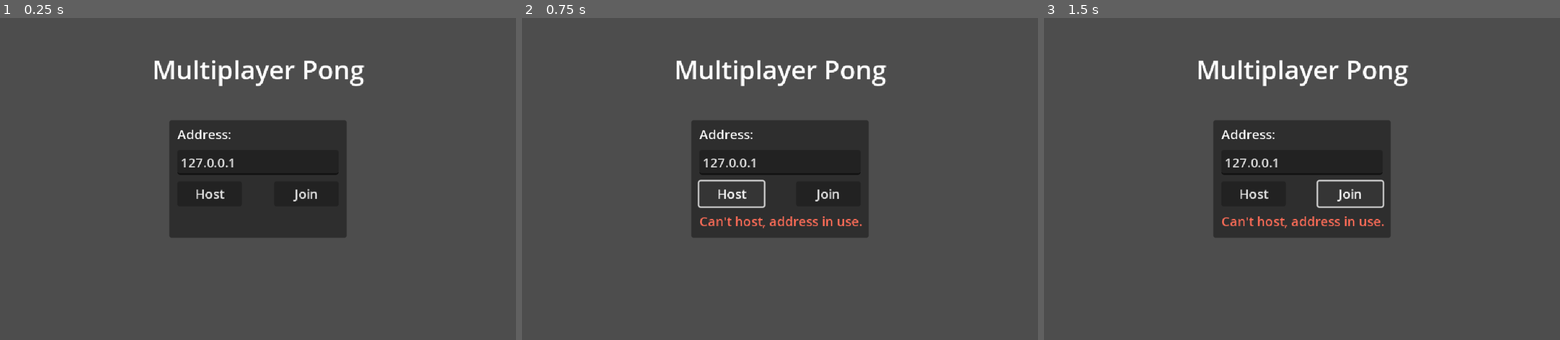
Above: before the commit, frames 1-3 (left to right).
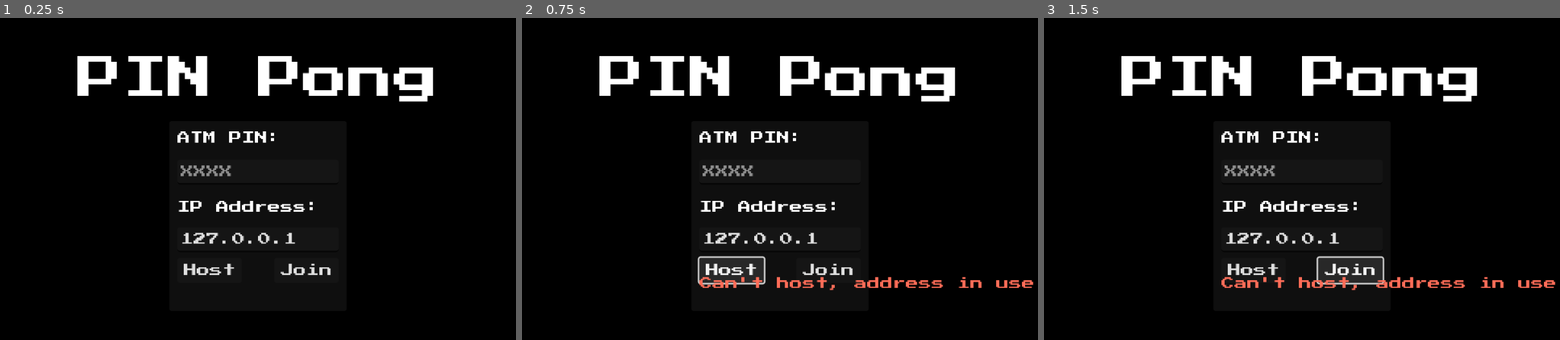
Above: after the commit, the same moments.

Repository: pbhenningsen/PinPong
Game: Godot game, scene res://lobby.tscn
Two runs of this game, one before a commit and one after it. Both use one fixed random seed, a clock stepped at 60 frames per second and the inputs below.
Inputs:
- Up to frame 1 (0.25 s): no input
- Up to frame 2 (0.75 s): click "Host" at 0.5 s
- Up to frame 3 (1.5 s): click "Join" at 1.25 s

The runs differ from the first frame. In frame 1, 96% of the frame differs, in the area x 0-100%, y 0-100%; in frame 2, 96%; in frame 3, 96%.
Error before the commit: Attempt to call function 'compress' in base 'null instance' on a null instance. (res://logic/lobby.gd:116)
Error after the commit: Attempt to call function 'compress' in base 'null instance' on a null instance. (res://logic/lobby.gd:120)

Commit message:
PROGRESS

Diff:
--- a/pong-multiplayer-demo/PINPongMainTheme.tres
+++ b/pong-multiplayer-demo/PINPongMainTheme.tres
@@ -3,8 +3,11 @@
 [ext_resource type="FontFile" uid="uid://c15khjpn243is" path="res://PressStart2P-Regular.ttf" id="1_8il67"]
 
 [resource]
+Button/fonts/font = ExtResource("1_8il67")
 Label/font_sizes/font_size = 16
 Label/fonts/font = ExtResource("1_8il67")
+LineEdit/font_sizes/font_size = 16
+LineEdit/fonts/font = ExtResource("1_8il67")
 TextEdit/colors/background_color = Color(0.226707, 0.226707, 0.226707, 0)
 TextEdit/colors/caret_color = Color(0.875, 0.875, 0.875, 1)
 TextEdit/constants/caret_width = 1
--- a/pong-multiplayer-demo/enter_pin.gd
+++ b/pong-multiplayer-demo/enter_pin.gd
@@ -1,3 +1,11 @@
 extends Control
 
+
 @onready var text_edit: TextEdit = $VBoxContainer/TextEdit
+@onready var start: Button = $Start
+
+
+
+
+func _on_start_pressed() -> void:
+	pass # Replace with function body.
--- a/pong-multiplayer-demo/enter_pin.tscn
+++ b/pong-multiplayer-demo/enter_pin.tscn
@@ -41,7 +41,22 @@
 theme = ExtResource("1_eqmjj")
 text = "Please enter your ATM Pin:"
 
-[node name="TextEdit" type="TextEdit" parent="VBoxContainer"]
+[node name="LineEdit" type="LineEdit" parent="VBoxContainer"]
 layout_mode = 2
-size_flags_vertical = 3
-text = "0824"
+placeholder_text = "XXXX"
+caret_blink = true
+
+[node name="Start" type="Button" parent="."]
+layout_mode = 1
+anchors_preset = 7
+anchor_left = 0.5
+anchor_top = 1.0
+anchor_right = 0.5
+anchor_bottom = 1.0
+offset_left = -44.0
+offset_top = -109.0
+offset_right = 44.0
+offset_bottom = -85.0
+grow_horizontal = 2
+grow_vertical = 0
+text = "Start"
--- /dev/null
+++ b/pong-multiplayer-demo/globals.gd
@@ -0,0 +1,3 @@
+extends Node
+
+var pin;
--- a/pong-multiplayer-demo/lobby.tscn
+++ b/pong-multiplayer-demo/lobby.tscn
@@ -1,6 +1,7 @@
-[gd_scene load_steps=2 format=3 uid="uid://f85s2avde6r4"]
+[gd_scene load_steps=3 format=3 uid="uid://f85s2avde6r4"]
 
 [ext_resource type="Script" uid="uid://cwe7mqy3660df" path="res://logic/lobby.gd" id="1"]
+[ext_resource type="Theme" uid="uid://c60exinomkert" path="res://PINPongMainTheme.tres" id="1_xrgmn"]
 
 [node name="Lobby" type="Control"]
 layout_mode = 3
@@ -17,24 +18,31 @@
 grow_vertical = 2
 size_flags_horizontal = 2
 size_flags_vertical = 2
+theme = ExtResource("1_xrgmn")
+
+[node name="ColorRect" type="ColorRect" parent="."]
+layout_mode = 1
+anchors_preset = 15
+anchor_right = 1.0
+anchor_bottom = 1.0
+grow_horizontal = 2
+grow_vertical = 2
+color = Color(0, 0, 0, 1)
 
 [node name="Title" type="Label" parent="."]
 layout_mode = 1
-anchors_preset = 8
+anchors_preset = 5
 anchor_left = 0.5
-anchor_top = 0.5
 anchor_right = 0.5
-anchor_bottom = 0.5
-offset_left = -110.0
-offset_top = -156.0
-offset_right = 110.0
-offset_bottom = -116.0
+offset_left = -224.0
+offset_top = 48.0
+offset_right = 224.0
+offset_bottom = 104.0
 grow_horizontal = 2
-grow_vertical = 2
 size_flags_horizontal = 2
 size_flags_vertical = 0
-theme_override_font_sizes/font_size = 32
-text = "Multiplayer Pong"
+theme_override_font_sizes/font_size = 56
+text = "PIN Pong"
 horizontal_alignment = 1
 vertical_alignment = 1
 
@@ -46,31 +54,51 @@
 anchor_right = 0.5
 anchor_bottom = 0.5
 offset_left = -110.0
-offset_top = -73.0
+offset_top = -72.0
 offset_right = 110.0
-offset_bottom = 73.0
+offset_bottom = 164.0
 grow_horizontal = 2
 grow_vertical = 2
 size_flags_horizontal = 2
 size_flags_vertical = 2
 script = ExtResource("1")
 
-[node name="AddressLabel" type="Label" parent="LobbyPanel"]
+[node name="PinLabel" type="Label" parent="LobbyPanel"]
 layout_mode = 0
 offset_left = 10.0
-offset_top = 6.0
-offset_right = 77.0
-offset_bottom = 29.0
+offset_top = 13.0
+offset_right = 186.0
+offset_bottom = 36.0
 size_flags_horizontal = 2
 size_flags_vertical = 0
-text = "Address:"
+text = "ATM PIN:"
+
+[node name="Pin" type="LineEdit" parent="LobbyPanel"]
+layout_mode = 0
+offset_left = 10.0
+offset_top = 48.0
+offset_right = 210.0
+offset_bottom = 79.0
+size_flags_horizontal = 2
+size_flags_vertical = 2
+placeholder_text = "XXXX"
+
+[node name="IPAddressLabel" type="Label" parent="LobbyPanel"]
+layout_mode = 0
+offset_left = 10.0
+offset_top = 99.0
+offset_right = 186.0
+offset_bottom = 122.0
+size_flags_horizontal = 2
+size_flags_vertical = 0
+text = "IP Address:"
 
 [node name="Address" type="LineEdit" parent="LobbyPanel"]
 layout_mode = 0
 offset_left = 10.0
-offset_top = 37.0
+offset_top = 132.0
 offset_right = 210.0
-offset_bottom = 68.0
+offset_bottom = 163.0
 size_flags_horizontal = 2
 size_flags_vertical = 2
 text = "127.0.0.1"
@@ -78,9 +106,9 @@
 [node name="HostButton" type="Button" parent="LobbyPanel"]
 layout_mode = 0
 offset_left = 10.0
-offset_top = 76.0
+offset_top = 170.0
 offset_right = 90.0
-offset_bottom = 107.0
+offset_bottom = 201.0
 size_flags_horizontal = 2
 size_flags_vertical = 2
 text = "Host"
@@ -88,19 +116,26 @@
 [node name="JoinButton" type="Button" parent="LobbyPanel"]
 layout_mode = 0
 offset_left = 130.0
-offset_top = 76.0
+offset_top = 170.0
 offset_right = 210.0
-offset_bottom = 107.0
+offset_bottom = 201.0
 size_flags_horizontal = 2
 size_flags_vertical = 2
 text = "Join"
 
 [node name="StatusOk" type="Label" parent="LobbyPanel"]
-layout_mode = 0
-offset_left = 10.0
-offset_top = 114.0
-offset_right = 210.0
-offset_bottom = 137.0
+layout_mode = 1
+anchors_preset = 7
+anchor_left = 0.5
+anchor_top = 1.0
+anchor_right = 0.5
+anchor_bottom = 1.0
+offset_left = -186.0
+offset_top = 9.0
+offset_right = 186.0
+offset_bottom = 32.0
+grow_horizontal = 2
+grow_vertical = 0
 size_flags_horizontal = 2
 size_flags_vertical = 0
 horizontal_alignment = 1
@@ -109,9 +144,9 @@
 modulate = Color(1, 0.427451, 0.345098, 1)
 layout_mode = 0
 offset_left = 10.0
-offset_top = 114.0
+offset_top = 194.0
 offset_right = 210.0
-offset_bottom = 137.0
+offset_bottom = 217.0
 size_flags_horizontal = 2
 size_flags_vertical = 0
 horizontal_alignment = 1
--- a/pong-multiplayer-demo/logic/lobby.gd
+++ b/pong-multiplayer-demo/logic/lobby.gd
@@ -12,11 +12,14 @@
 @onready var status_fail = $StatusFail
 @onready var port_forward_label = $PortForward
 @onready var find_public_ip_button = $FindPublicIP
+@onready var pin: LineEdit = $Pin
+
 
 var peer = null
 
 func _ready():
 	# Connect all the callbacks related to networking.
+
 	multiplayer.peer_connected.connect(_player_connected)
 	multiplayer.peer_disconnected.connect(_player_disconnected)
 	multiplayer.connected_to_server.connect(_connected_ok)
@@ -98,14 +101,15 @@
 	multiplayer.set_multiplayer_peer(peer)
 	host_button.set_disabled(true)
 	join_button.set_disabled(true)
-	_set_status("Waiting for player...", true)
+	_set_status("Waiting for opponent...", true)
 
-	# Only show hosting instructions when relevant.
-	port_forward_label.visible = true
-	find_public_ip_button.visible = true
+	## Only show hosting instructions when relevant.# Note to self: YOU MAY WANT TO UNTOGGLE THESE COMMENTS
+	#port_forward_label.visible = true
+	#find_public_ip_button.visible = true
 
 
 func _on_join_pressed():
+	Globals.pin = pin.get_text()
 	var ip = address.get_text()
 	if not ip.is_valid_ip_address():
 		_set_status("IP address is invalid.", false)
--- a/pong-multiplayer-demo/logic/pong.gd
+++ b/pong-multiplayer-demo/logic/pong.gd
@@ -8,8 +8,10 @@
 var score_right = 0
 
 @onready var player2 = $Player2
-@onready var score_left_node = $ScoreLeft
-@onready var score_right_node = $ScoreRight
+@onready var score_left_label: Label = $Score/Control/ScoreLeft
+@onready var score_right_label: Label = $Score/Control/ScoreRight
+
+
 @onready var winner_left = $WinnerLeft
 @onready var winner_right = $WinnerRight
 
@@ -25,16 +27,20 @@
 		player2.set_multiplayer_authority(multiplayer.get_unique_id())
 
 	print("Unique id: ", multiplayer.get_unique_id())
+	score_left_label.text = "XXXX"
+	score_right_label.text = "XXXX"
 
 
 @rpc("any_peer", "call_local")
 func update_score(add_to_left):
 	if add_to_left:
 		score_left += 1
-		score_left_node.set_text(str(score_left))
+		score_left_label.set_text(str(score_left))
+
 	else:
 		score_right += 1
-		score_right_node.set_text(str(score_right))
+		score_right_label.set_text(str(score_right))
+
 
 	var game_ended = false
 	if score_left == SCORE_TO_WIN:
--- a/pong-multiplayer-demo/pong.tscn
+++ b/pong-multiplayer-demo/pong.tscn
@@ -89,7 +89,6 @@
 size_flags_horizontal = 2
 size_flags_vertical = 0
 theme = ExtResource("4_eipaa")
-text = "XXXX"
 
 [node name="ScoreRight" type="Label" parent="Score/Control"]
 texture_filter = 1
@@ -101,7 +100,6 @@
 size_flags_horizontal = 2
 size_flags_vertical = 0
 theme = ExtResource("4_eipaa")
-text = "XXXX"
 
 [connection signal="pressed" from="ExitGame" to="." method="_on_exit_game_pressed"]
 
--- a/pong-multiplayer-demo/project.godot
+++ b/pong-multiplayer-demo/project.godot
@@ -18,6 +18,10 @@
 run/main_scene="res://lobby.tscn"
 config/features=PackedStringArray("4.4")
 config/icon="res://icon.webp"
+
+[autoload]
+
+Globals="*res://globals.gd"
 
 [display]
 
Not shown, added: pong-multiplayer-demo/globals.gd.uid
